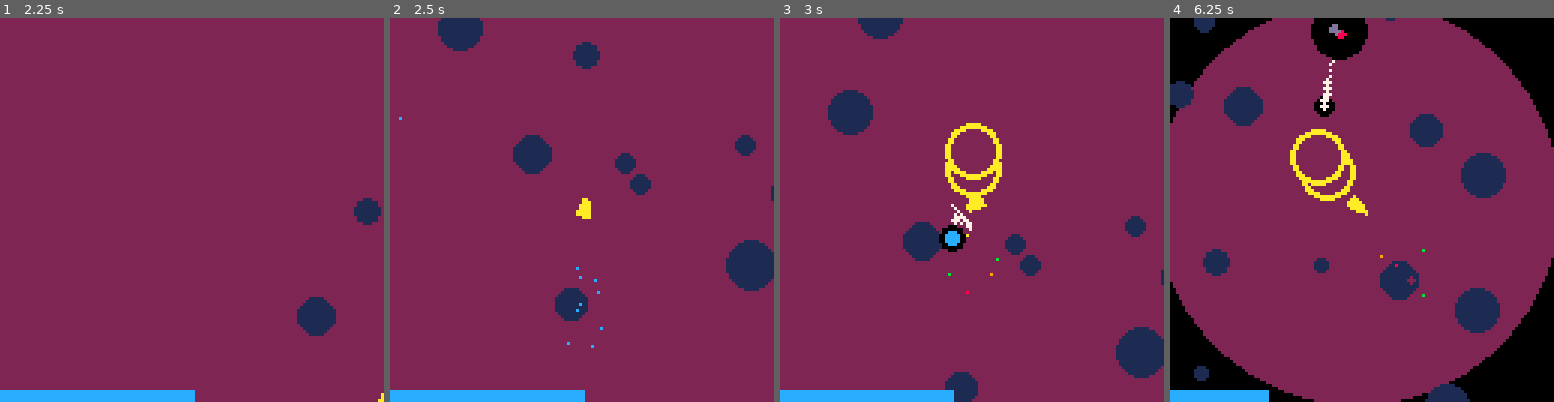
Above: before the commit, frames 1-4 (left to right).
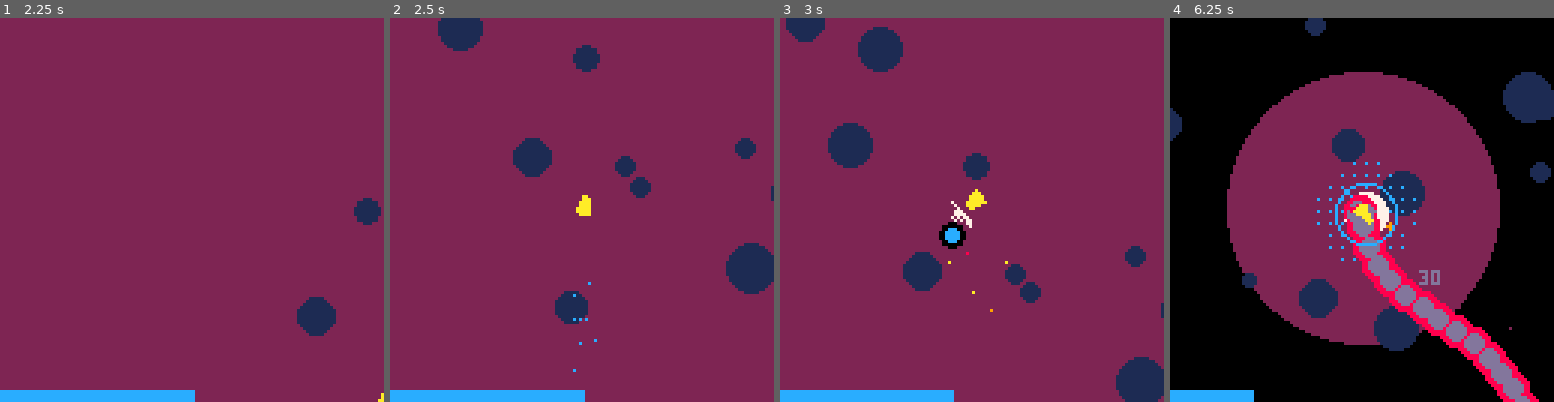
Above: after the commit, the same moments.

Repository: nerisuyu/cosmophidian
Game: PICO-8 cartridge cosmophidian.p8
The game is run twice, just before and just after one commit, with the same random seed, the same clock (stepped at 60 frames per second) and the same inputs.
Inputs:
- Up to frame 1 (2.25 s): tap X (X key) at 0.33, 1.07, 1.85 s; tap O (Z key) at 0.7, 1.7, 2.1 s; hold Right 1.6-2.1 s; hold Up from 2.15 s (still down)
- Up to frame 2 (2.5 s): release Up at 2.42 s; hold Right from 2.47 s (still down)
- Up to frame 3 (3 s): keep holding Right; tap O (Z key) at 2.5, 2.9 s; tap X (X key) at 2.97 s
- Up to frame 4 (6.25 s): release Right at 3.03 s; hold Left 3.08-3.58 s; tap O (Z key) every 0.4 s from 3.3 to 6.1 s; hold Down 3.63-3.97 s; hold Right 4.02-4.68 s; tap X (X key) at 4.08, 5.2 s; hold Up 4.73-5.03 s; hold Left 5.08-5.68 s; hold Down 5.73-6.03 s; hold Right from 6.08 s (still down)

Frame 1 is identical in both runs. In frame 2, 1.0% of the frame differs, in the area x 2-100%, y 6-93%; in frame 3, 10%; in frame 4, 57%, in the area x 0-100%, y 0-100%.

Commit message:
added guided missles and optimized some

Diff:
--- a/cosmophidian.p8
+++ b/cosmophidian.p8
@@ -37,10 +37,7 @@
 function start_game_over()
 	_update60=game_over_draw
 	_draw=game_over_update
-	//list_enemies={}
-	//list_projectiles={}
 	add_animation(function ()
-		//fadeout(20)
 		for i=0,100 do
 			fi=flr(fadout_amount/fadeout_args.fc)+1
 			for n=1,fadeout_args.pn do
@@ -249,7 +246,7 @@
 						laser_charge_threshold=15,
 						nosex=0,
 						nosey=0,
-						acc=0.08,
+						acc=0.1,
 						lacc=0.008,
 						dcc=0.007,//0.005
 						turning_d=0.1,
@@ -329,13 +326,6 @@
 function
 	draw_health_circle()
 	cls(void)
-
-	--[[local x=tt%50/50
-	//local current_r=100*(1-x)
-	//circ(ship.x,ship.y,current_r,0)
-	//local current_r=100*(1-x^3)
-	//circ(ship.x,ship.y,current_r,7)]]
-
 	local x=1-ship.hp/ship.maxhp
 	local current_r=92*(1-x^1.25)
 	if x==0 then
@@ -401,53 +386,7 @@
 	if(ship.laser_charge>0)then
 	rectfill(cam.x-64,cam.y+64,cam.x-64+128*(ship.laser_charge)/ship.laser_charge_max,cam.y+60,12)
 	end
-	--[[
-	local ri_y=34
-	local l=30
-	local laser_bar_color=12
-	local hp_bar_color=8
-
-	if ship.laser_charge>=ship.laser_charge_max then
-		if tt%16>8 then
-			laser_bar_color=7
-		end
-	else
-	if ship.laser_charge>ship.laser_charge_threshold then
-		if tt%32>16 then
-			laser_bar_color=7
-		end
-	end
-	end
-
-
-	if ship.hp<=0.45*ship.maxhp then
-		if tt%15>8 then
-		hp_bar_color=9
-		end
-	end
-	//print(ship.hp,ship.x+10,ship.y)
-	//print(ship.laser_charge,ship.x+10,ship.y+10)
-	//rectfill(cam.x-64,cam.y-3+ri_y,cam.x-58,cam.y+24+ri_y,9)
-	if ship.laser_charge>0 then
-	//rectfill(cam.x-64,ri_y+cam.y+24-(ship.laser_charge/ship.laser_charge_max)*l,cam.x-58,ri_y+cam.y+24,laser_bar_color)
-	end
-	fillp()
-	clip(0,128-4-(ship.laser_charge/ship.laser_charge_max)*l,128,128)
-	pal(12,laser_bar_color)
-	spr(162,cam.x-64+2,ri_y+cam.y-4,1,5)
-	pal()
-	clip()
-
-	clip(4,0,(ship.hp/ship.maxhp)*l,128)
-	pal(8,hp_bar_color)
-	spr(212,cam.x-64+4,cam.y+54,4,1)
-	pal()
-	clip()
-	spr(176,cam.x-64,ri_y+cam.y-10,2,5)
-	spr(226,cam.x-48,ri_y+cam.y-10+24,3,2)
-	]]--
-end
-
+end
 
 
 function upd_ship()
@@ -580,11 +519,7 @@
 	end
 
 	if ship.states.laser then
-		draw_laser(ship.nosex,
-													ship.nosey,
-													ship.angle,
-													laser.length,
-													false)
+		draw_laser(ship.nosex,ship.nosey,ship.angle,laser.length,false)
 		rspr(2,ship.x,
 									ship.y,
 									ship.angle,
@@ -840,7 +771,58 @@
 	end
 end
 
-
+function manage_collisions()
+	for i=2,cr_dimensions-1 do
+		for j=2,cr_dimensions-1 do
+			for p in all(collision_regions[i][j].fprojectile) do
+				for u=i-1,i+1 do
+					for y=j-1,j+1 do
+					collide_in_region(p,u,y)
+					end
+				end
+			end
+		end
+	end
+	i=1
+		for j=2,cr_dimensions-1 do
+			for p in all(collision_regions[i][j].fprojectile) do
+				collide_in_region(p,i,j)
+				collide_in_region(p,i+1,j)
+				collide_in_region(p,i,j+1)
+				collide_in_region(p,i,j-1)
+			end
+		end
+	i=cr_dimensions
+		for j=2,cr_dimensions-1 do
+			for p in all(collision_regions[i][j].fprojectile) do
+				collide_in_region(p,i,j)
+				collide_in_region(p,i,j+1)
+				collide_in_region(p,i-1,j)
+				collide_in_region(p,i,j-1)
+			end
+		end
+	j=1
+		for i=2,cr_dimensions-1 do
+				for p in all(collision_regions[i][j].fprojectile) do
+				collide_in_region(p,i,j)
+				collide_in_region(p,i+1,j)
+				collide_in_region(p,i-1,j)
+				collide_in_region(p,i,j+1)
+			end
+		end
+	j=cr_dimensions
+		for i=2,cr_dimensions-1 do
+			for p in all(collision_regions[i][j].fprojectile) do
+				collide_in_region(p,i,j)
+				collide_in_region(p,i-1,j)
+				collide_in_region(p,i+1,j)
+				collide_in_region(p,i,j-1)
+			end
+		end
+end
+
+
+--[[
 function manage_collisions()
 	for i=2,cr_dimensions-1 do
 		for j=2,cr_dimensions-1 do
@@ -894,6 +876,7 @@
 			end
 		end
 end
+]]--
 
 --[[
 function draw_collisions()
@@ -959,21 +942,20 @@
 			prev_ship_position = current_position
 		end
 
-
-		if(tt%100==0) then
+	if(tt%100==0) then
 
 	cram_enemy({group=list_enemies,
-		volume=80,
+		volume=20,
 		c1=13,
 		c2=8,
 		c3=13,
-		hp=80,
+		hp=40,
 		l=20,
 		volume_added=10},
 		template_snake)
 
 	cram_enemy({group=list_enemies,
-			volume=20,
+			volume=30,
 			scale=0.5,
 			c1=7,
 			spr=4,
@@ -984,12 +966,12 @@
 			on_hit={fx_dissolve,oh_take_damage},
 			update={bh_face_towards_ship,bh_shoot_at_player, bh_hitbox}},
 		template_enemy)
-	--[[
+
 	cram_enemy({group=list_enemies,
 			volume_added=2,
 			volume=7},
 		template_enemy_fish)
-		]]
+
 	end
 end
 
@@ -1250,22 +1232,22 @@
 			oh_take_damage(self,other)
 		end
 		for i=0,self.l do
-			local segment={}
-			segment.seed=randb(-100,100)
-			segment.on_hit={ff,oh_knockback_other}
-			segment.x=self.x
-			segment.angle=0
-			segment.hp_pellets=1
-			segment.laser_pellets=0
-			segment.speed=1
-			segment.damage=4
-			segment.inv_damage=20
-			segment.is_parriable=false
-			segment.y=self.y+10+i*10
-			segment.dx=0
-			segment.invincible=0
-			segment.dy=0
-			segment.collider_r=min(self.l-i+1,self.snake_width)
+			local segment={
+				seed=randb(-100,100),
+				on_hit={ff,oh_knockback_other},
+				x=self.x,
+				angle=0,
+				hp_pellets=1,
+				laser_pellets=0,
+				speed=1,
+				damage=4,
+				inv_damage=20,
+				is_parriable=false,
+				y=self.y+10+i*10,
+				dx=0,
+				invincible=0,
+				dy=0,
+				collider_r=min(self.l-i+1,self.snake_width)}
 			if i%2==0 then
 				segment.c1=self.c1
 			else
@@ -1457,6 +1439,13 @@
 	end
 end
 
+function bh_cycle_pallete_and_size(self)
+	local t=1-self.hp/self.maxhp
+	self.collider_r=self.collider_r_cycle[ceil(t*#self.collider_r_cycle)]
+	self.c1=self.pallete_cycle[ceil(t*#self.pallete_cycle)]
+end
+
+
 function oh_take_damage(self,other)
 	if self.invincible==0 then
 		self.hp-=other.damage
@@ -1632,9 +1621,6 @@
 		  yield();
 	end
 end
-function fpal(c1,c2,arg)
-	pal(c1,fades[c2][flr(fadout_amount/fadeout_args.fc)+1],arg)
-end
 
 function fx_explode(a)
 	shake_explode(0.1)
@@ -1759,6 +1745,8 @@
 end
 
 template_empty={
+	pallete_cycle={0},
+	collider_r_cycle={10},
 	x=0,
 	y=0,
 	dx=0,
@@ -1778,6 +1766,7 @@
 	c2=0,
 	c3=0,
 	hp=20,
+	maxhp=20,
 	volume_added=0,
 	laser_pellets=0,
 	hp_pellets=0,
@@ -1819,35 +1803,46 @@
 
 	local lifespan=new_missile.hp
 	local p0 = table_clone(self)
-	local p2 = {x=other.x+other.dx*lifespan,y=other.y+other.dy*lifespan}
+	local p3 = {x=other.x+other.dx*lifespan,y=other.y+other.dy*lifespan}
+	local p2=  {x=p0.x+randb(-50,50),y=p0.y+randb(-50,50)}
 	local p1 = {x=(p0.x+p2.x)/2+randb(-50,50),y=(p0.y+p2.y)/2+randb(-50,50)}
 
 
+
+
 	add_object({group=list_particles,
-		x=p2.x,
-		y=p2.y,
+		x=p3.x,
+		y=p3.y,
 		collider_r=8,
+		collider_r_cycle={8,8,9,10},
+		pallete_cycle={10,9,8},
 		c1=background,
 		c2=10,
 		hp=template_missile.hp,
+		maxhp=template_missile.hp,
 		spr=14,
-		draw=drw_debug,
+		update={bh_tick_hp,bh_cycle_pallete_and_size},
+		draw=function(self)
+			circ(self.x,self.y,self.collider_r,self.c1)
+		end,
 	},template_basic_particle)
 
 
 
 	add_animation(function ()
 		for i=1,lifespan+1 do
-		local t=(i/lifespan)^2.3
-		new_missile.x=(1-t)*((1-t)*p0.x+t*p1.x)+t*((1-t)*p1.x+t*p2.x)
-		new_missile.y=(1-t)*((1-t)*p0.y+t*p1.y)+t*((1-t)*p1.y+t*p2.y)
-		//new_missile.x=p0.x+(part^3)*(p2.x-p1.x)+2*noise(tt+part)*(1-(1-2*part)^2)
-		//new_missile.y=p0.y+(part^3)*(p2.y-p1.y)+2*noise(tt+part+2)*(1-(1-2*part)^2)
+		local t=(i/lifespan)^1.5
+
+		new_missile.x= ((1-t)^3)*p0.x+3*((1-t)^2)*t*p1.x+3*(1-t)*(t^2)*p2.x+(t^3)*p3.x
+		new_missile.y= ((1-t)^3)*p0.y+3*((1-t)^2)*t*p1.y+3*(1-t)*(t^2)*p2.y+(t^3)*p3.y
+
+		//new_missile.x=(1-t)*((1-t)*p0.x+t*p1.x)+t*((1-t)*p1.x+t*p2.x)
+		//new_missile.y=(1-t)*((1-t)*p0.y+t*p1.y)+t*((1-t)*p1.y+t*p2.y)
 		yield();
 		end
 		local expl=add_object({group=list_particles,
-			x=p2.x,
-			y=p2.y},
+			x=p3.x,
+			y=p3.y},
 		template_explosion)
 
 		for i=1,5 do
@@ -1859,14 +1854,8 @@
 function bh_leave_trail(self)
 	add_object({group=list_particles,
 			x=self.x,
-			y=self.y,
-			hp=20,
-			c1=7,
-			c2=background,
-			collider_r=1,
-			draw=drw_circle,
-			c1=self.c1},
-			template_basic_particle)
+			y=self.y},
+			template_trail_particle)
 end
 
 template_missile={
@@ -1884,10 +1873,11 @@
 	damage=0,
 	inv_damage=0,
 	sd_rate=0.98,
+	c2=7,
 	hp=500,
 	speed=0.1,
 	collider_r=10,
-	spr=12,
+	spr=13,
 	draw=drw_spr,
 	on_hit={remove_object},
 	is_pickup=true,
@@ -1898,26 +1888,21 @@
 template_pellet_hp={
 	parent=template_pellet,
 	pals={{2,background}},
-	spr=13,
 	damage=-3,
 	c1=9,
-	c2=7,
 	on_hit={function ()sfx(35,3)end,remove_object}
 }
 
 template_pellet_laser={
 	parent=template_pellet,
 	pals={{9,12},{2,background}},
-	spr=13,
 	c1=12,
-	c2=7,
-	damage=0,
 	on_hit={function ()sfx(35,3)end,remove_object,function(self)  ship.laser_charge+=3 end}
 }
 
 
 
-
+--[[
 template_text={
 	parent=template_empty,
 	c1=7,
@@ -1926,7 +1911,7 @@
 	update={bh_tick_hp},
     draw=drw_text,
 	on_death={remove_object}
-}
+}]]
 
 template_enemy={
 	parent=template_empty,
@@ -1954,14 +1939,42 @@
 template_explosion={
 	parent=template_enemy,
 	is_parriable=false,
-	damage=5,
-	collider_r=6,
+	damage=10,
+	collider_r=7,
 	c1=7,
 	hp=100,
 	draw=drw_debug,
 	update={bh_hitbox},
 	on_death={remove_object,remove_if_far,fx_dissolve}
 	}
+
+	template_trail_particle={
+		parent=template_basic_particle,
+		pallete_cycle={7,6,13},
+		collider_r_cycle={2,2},
+		maxhp=50,
+		hp=50,
+		draw=function(self)
+			circfill(self.x,self.y,self.collider_r,self.c1)
+		end,
+		update={bh_tick_hp,bh_cycle_pallete_and_size},
+		on_death={remove_object,remove_if_far}
+	}
+
+	--[[
+template_trail_particle={
+	parent=template_basic_particle,
+	pallete_cycle={7,7,10,1,1,1,1,1},
+	collider_r_cycle={0,3,2,2,1},
+	maxhp=20,
+	hp=20,
+	draw=function(self)
+		circfill(self.x,self.y,self.collider_r,self.c1)
+	end,
+	update={bh_tick_hp,bh_cycle_pallete_and_size},
+	on_death={remove_object,remove_if_far}
+}]]
+
 
 template_snake={
 	parent=template_empty,
Not shown, changed: ideas.txt
Not shown, changed: cosmophidian.js
Not shown, changed: cosmophidian.zip
